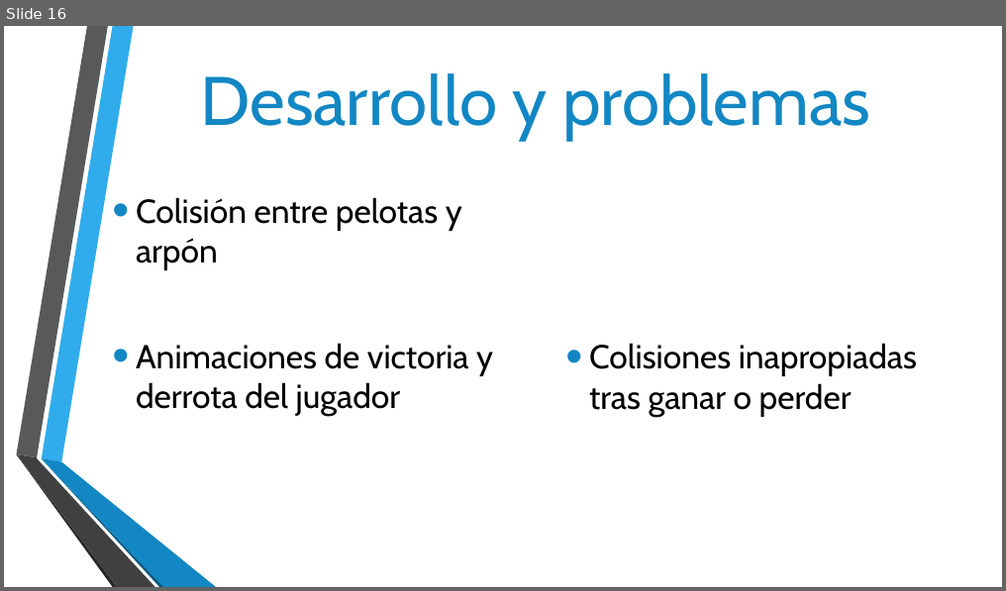
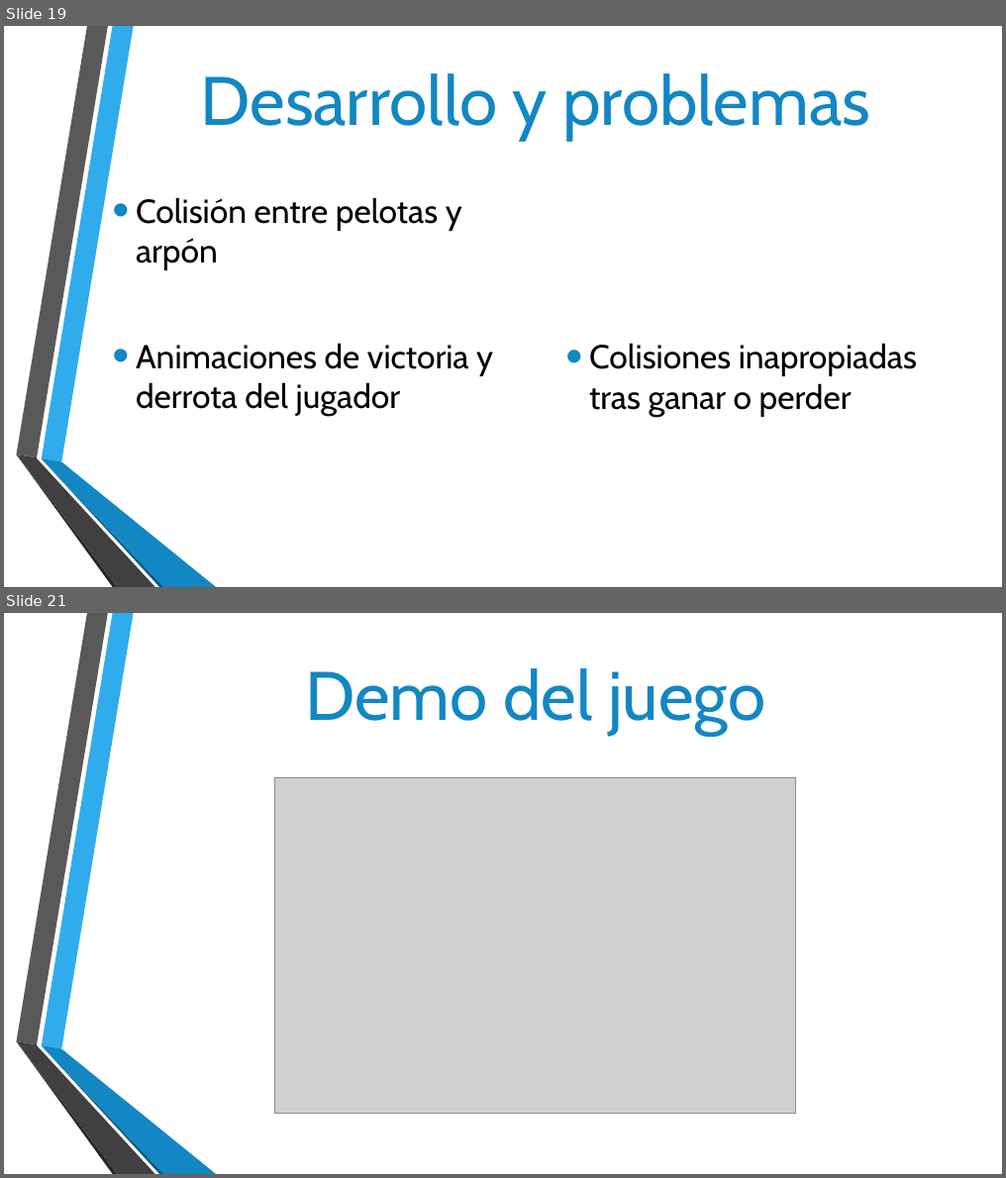
Before and after one commit to alvarocual/Super-Pang, a slide deck: SUPER PANG.pptx. Shown one above the other, each under a label of ours: slide 16 before the commit, slides 19 and 21 after it; the slides between them are not shown. The pictures are 1006x591 and 1006x1178 pixels, drawn with LibreOffice and Linux fonts; fonts in the diff are those of the drawing; grey boxes stand for pictures; background and template pictures are left out. Boxes give left, top, right and bottom in pixels: in the first picture for what was removed or moved away, otherwise in the second. Text is boxed around its words. In the diff, an @@ line names an element or a change of style, - is before the commit and + after.

```diff
--- a/SUPER PANG.pptx
+++ b/SUPER PANG.pptx
@@ slide 21 added at (x1=4, y1=613, x2=1002, y2=1174), background picture (left out); not listed: 6 template elements that a slide beside it also shows @@
@@ title added at (x1=305, y1=668, x2=765, y2=736), 66 pt, text #1287C3 @@
+Demo del juego
@@ picture added at (x1=274, y1=777, x2=795, y2=1113) @@
@@ what was slide 16 is now slide 19 @@
```
Also in this commit, not shown: 5 slides changed, 7 other slides added, 4 slides removed.
